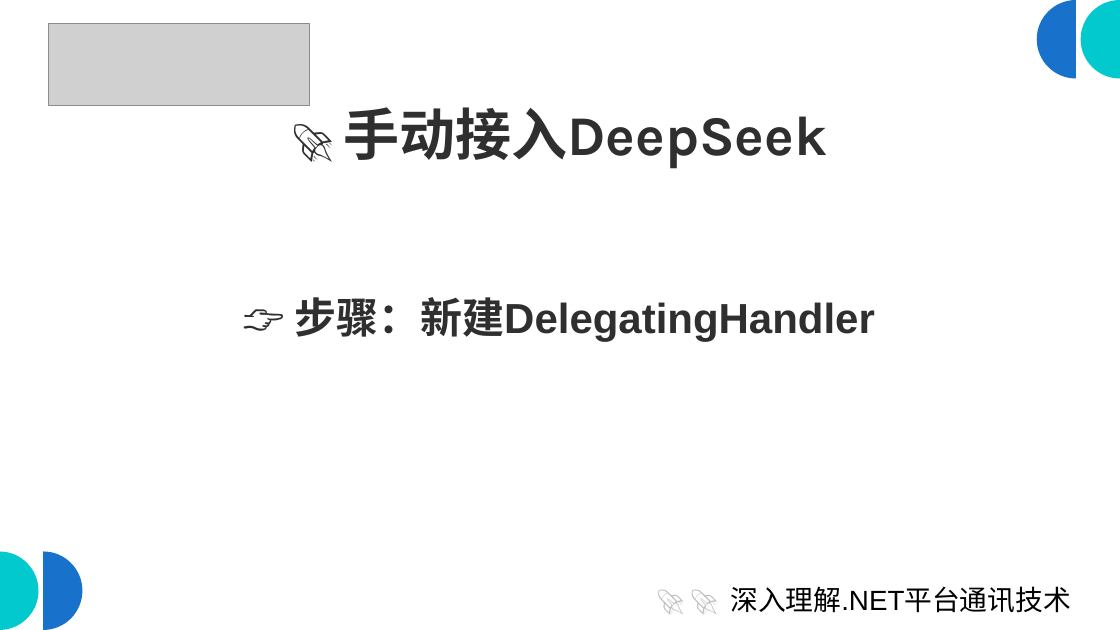
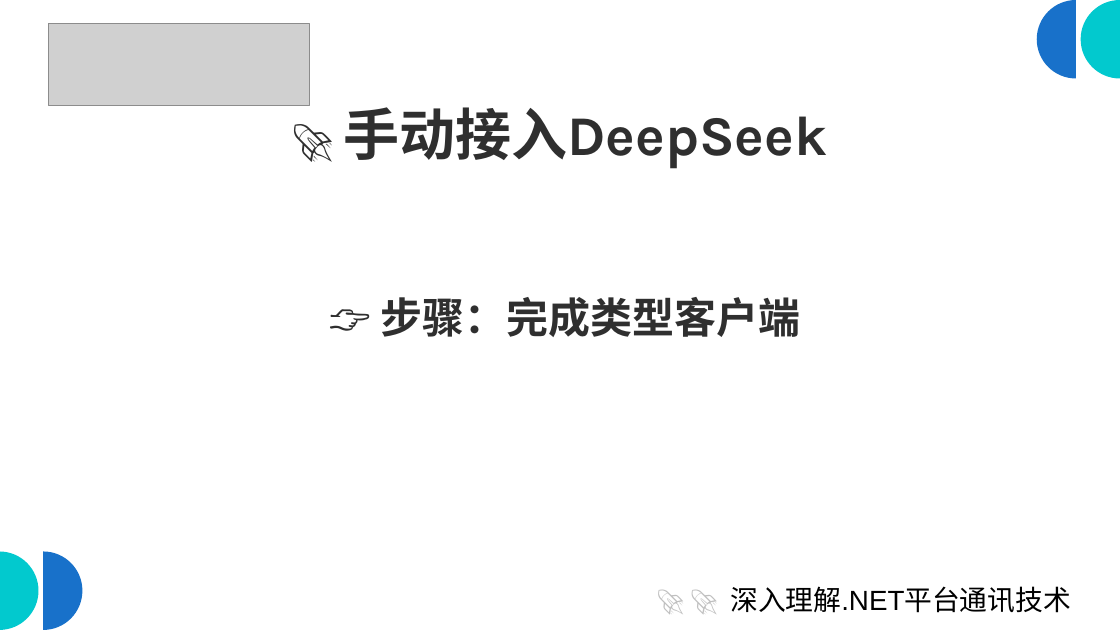
Before and after one commit to scottfly189/dotnet_net_course, a slide deck: slide 10 of src/4.DeepseekDemo/deep_seek.odp (slide 12 before the commit). Drawn at 1120x630 pixels with LibreOffice and Linux fonts; fonts in the diff are those of the drawing; grey boxes stand for pictures. Boxes give left, top, right and bottom in pixels: in the first picture for what was removed or moved away, otherwise in the second. Text is boxed around its words. In the diff, an @@ line names an element or a change of style, - is before the commit and + after.

```diff
--- a/src/4.DeepseekDemo/deep_seek.odp
+++ b/src/4.DeepseekDemo/deep_seek.odp
@@ text at (381, 297, 801, 337): text changed @@
-👉 步骤：新建DelegatingHandler
+👉 步骤：完成类型客户端
```
Also in this commit, not shown: 5 other slides changed, 1 slide added, 2 slides removed, 6 other files.
